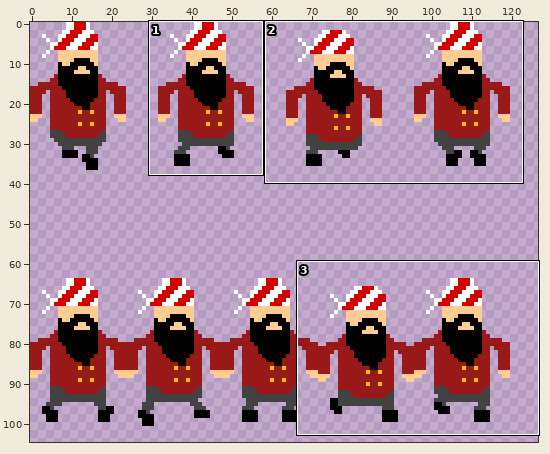
One commit to this sprite sheet: images/liam-sheet0.png. The picture above shows the old version from afar; the outline marks the close-up.
Close-up. Old version:
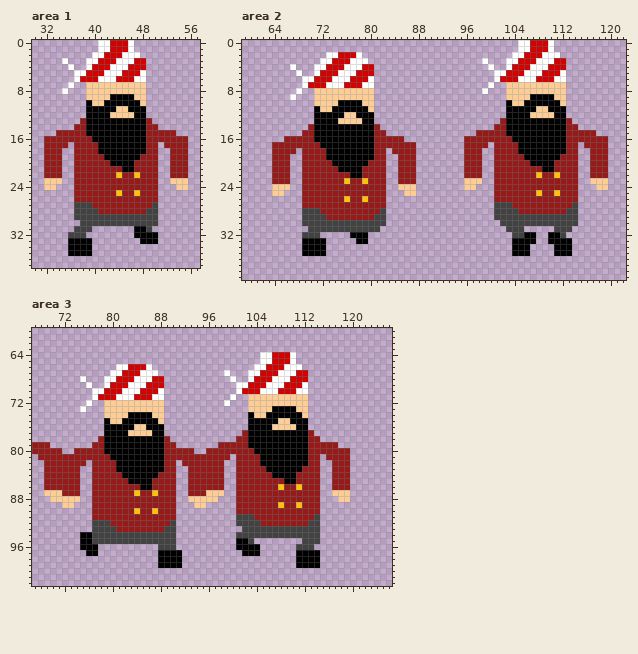
The file is 128x128 pixels. Shown: area 1: x 30..57, y 0..37; area 2: x 59..122, y 0..39; area 3: x 67..126, y 60..102. The wide view leaves out empty margins. The commit also changed other parts of the picture, which this record leaves out.
Once edited:
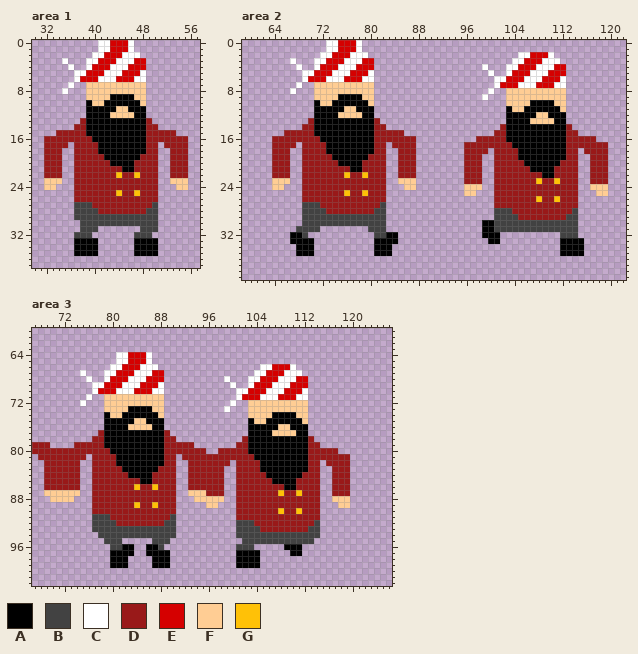
Palette (. is transparent): A #000000  B #424242  C #ffffff  D #991919  E #d50000  F #ffcd94  G #ffc107
Difference:
Area 1:
y 31: x 37 B -> .; x 40 . -> B; x 47..48 AA -> .B; x 50 . -> B
y 32: x 36 B -> .; x 39 . -> B; x 47..50 AAAA -> BBB.
y 33: x 36 A -> .; x 40 . -> A; x 47 . -> A
y 34..35: x 36 A -> .; x 40 . -> A; x 47..50 .... -> AAAA
Area 2:
y 0..1: x 73..78 ...... -> CCEEEC; x 105..110 CCEEEC -> ......
y 2: x 72 . -> C; x 74 C -> E; x 77 E -> C; x 79 . -> C; x 104 C -> .; x 106 E -> C; x 109 C -> E; x 111 C -> .
y 3: x 67 . -> C; x 71 . -> C; x 73 C -> E; x 76 E -> C; x 79..80 C. -> EE; x 99 C -> .; x 103 C -> .; x 105 E -> C; x 108 C -> E; x 111..112 EE -> C.
y 4: x 67..68 C. -> .C; x 72 C -> E; x 75 E -> C; x 78 C -> E; x 99..100 .C -> C.; x 104 E -> C; x 107 C -> E; x 110 E -> C
y 5: x 68..71 C..C -> .CCE; x 74 E -> C; x 77 C -> E; x 80 E -> C; x 100..103 .CCE -> C..C; x 106 C -> E; x 109 E -> C; x 112 C -> E
y 6: x 70 C -> E; x 73 E -> C; x 76 C -> E; x 79 E -> C; x 102 E -> C; x 105 C -> E; x 108 E -> C; x 111 C -> E
y 7: x 68..80 .CEEECCCEEECC -> C..FFFFFFFFFF; x 100..112 C..FFFFFFFFFF -> .CEEECCCEEECC
y 8: x 67..68 .C -> C.; x 99..100 C. -> .C
y 9: x 67 C -> .; x 75..78 FFFF -> AAAA; x 99 . -> C; x 107..110 AAAA -> FFFF
y 10: x 71 F -> A; x 74 F -> A; x 79 F -> A; x 103 A -> F; x 106 A -> F; x 111 A -> F
y 11: x 72..73 FF -> AA; x 76..77 AA -> FF; x 80 F -> A; x 104..105 AA -> FF; x 108..109 FF -> AA; x 112 A -> F
y 12: x 75 A -> F; x 78 A -> F; x 107 F -> A; x 110 F -> A
y 13: x 70 . -> D; x 75..78 FFFF -> AAAA; x 81 . -> D; x 102 D -> .; x 107..110 AAAA -> FFFF; x 113 D -> .
y 14: x 69 . -> D; x 82 . -> D; x 101 D -> .; x 114 D -> .
y 15: x 66..68 ... -> DDD; x 83..85 ... -> DDD; x 98..100 DDD -> ...; x 115..117 DDD -> ...
y 16: x 64..65 .. -> DD; x 71 A -> D; x 86..87 .. -> DD; x 96..97 DD -> ..; x 103 D -> A; x 118..119 DD -> ..
y 17: x 68 D -> .; x 72 A -> D; x 83 D -> .; x 100 . -> D; x 104 D -> A; x 115 . -> D
y 18: x 67 D -> .; x 84 D -> .; x 99 . -> D; x 116 . -> D
y 19: x 73 A -> D; x 80 A -> D; x 105 D -> A; x 112 D -> A
y 20: x 74 A -> D; x 79 A -> D; x 106 D -> A; x 111 D -> A
y 21: x 75..76 AA -> DD; x 107..108 DD -> AA
y 22: x 76..79 DAAD -> GDDG; x 108..111 GDDG -> DAAD
y 23: x 64..66 DDD -> FFF; x 76 G -> D; x 79 G -> D; x 85..87 DDD -> FFF; x 96..98 FFF -> DDD; x 108 D -> G; x 111 D -> G; x 117..119 FFF -> DDD
y 24: x 66 F -> .; x 85 F -> .; x 98 . -> F; x 117 . -> F
y 25: x 64..65 FF -> ..; x 76 D -> G; x 79 D -> G; x 86..87 FF -> ..; x 96..97 .. -> FF; x 108 G -> D; x 111 G -> D; x 118..119 .. -> FF
y 26: x 76 G -> D; x 79 G -> D; x 108 D -> G; x 111 D -> G
y 27: x 69..71 DDD -> BBB; x 82 D -> B; x 101..103 BBB -> DDD; x 114 B -> D
y 28: x 72 D -> B; x 81 D -> B; x 104 B -> D; x 113 B -> D
y 29: x 73..80 DDDDDDDD -> BBBBBBBB; x 105..112 BBBBBBBB -> DDDDDDDD
y 30: x 99..101 ... -> AAB
y 31: x 68..69 .. -> BB; x 72..79 BBBBBBBB -> ........; x 82 . -> B; x 99..102 .... -> AABB; x 106..110 ..... -> BBBBB; x 114 . -> B
y 32: x 67..68 .. -> AA; x 70..71 BB -> ..; x 77..79 AAA -> ...; x 81..84 .... -> BBAA; x 99..101 ... -> AAA; x 104..107 BBAA -> ....; x 110..111 AA -> ..; x 113..114 .. -> BB
y 33: x 67..68 .. -> AA; x 71..72 AA -> ..; x 78..79 AA -> ..; x 81..84 .... -> AAAA; x 100..101 .. -> AA; x 104..107 AAAA -> ....; x 110..111 AA -> ..; x 114..115 .. -> AA
y 34..35: x 68 . -> A; x 71..72 AA -> ..; x 81..83 ... -> AAA; x 104..106 AAA -> ...; x 111 A -> .; x 114..115 .. -> AA
Area 3:
y 64..65: x 81..86 ...... -> CCEEEC; x 105..110 CCEEEC -> ......
y 66: x 80 . -> C; x 82 C -> E; x 85 E -> C; x 87 . -> C; x 104 C -> .; x 106 E -> C; x 109 C -> E; x 111 C -> .
y 67: x 75 . -> C; x 79 . -> C; x 81 C -> E; x 84 E -> C; x 87..88 C. -> EE; x 99 C -> .; x 103 C -> .; x 105 E -> C; x 108 C -> E; x 111..112 EE -> C.
y 68: x 75..76 C. -> .C; x 80 C -> E; x 83 E -> C; x 86 C -> E; x 99..100 .C -> C.; x 104 E -> C; x 107 C -> E; x 110 E -> C
y 69: x 76..79 C..C -> .CCE; x 82 E -> C; x 85 C -> E; x 88 E -> C; x 100..103 .CCE -> C..C; x 106 C -> E; x 109 E -> C; x 112 C -> E
y 70: x 78 C -> E; x 81 E -> C; x 84 C -> E; x 87 E -> C; x 102 E -> C; x 105 C -> E; x 108 E -> C; x 111 C -> E
y 71: x 76..88 .CEEECCCEEECC -> C..FFFFFFFFFF; x 100..112 C..FFFFFFFFFF -> .CEEECCCEEECC
y 72: x 75..76 .C -> C.; x 99..100 C. -> .C
y 73: x 75 C -> .; x 83..86 FFFF -> AAAA; x 99 . -> C; x 107..110 AAAA -> FFFF
y 74: x 79 F -> A; x 82 F -> A; x 87 F -> A; x 103 A -> F; x 106 A -> F; x 111 A -> F
y 75: x 80..81 FF -> AA; x 84..85 AA -> FF; x 88 F -> A; x 104..105 AA -> FF; x 108..109 FF -> AA; x 112 A -> F
y 76: x 83 A -> F; x 86 A -> F; x 107 F -> A; x 110 F -> A
y 77: x 78 . -> D; x 83..86 FFFF -> AAAA; x 89 . -> D; x 102 D -> .; x 107..110 AAAA -> FFFF; x 113 D -> .
y 78: x 77 . -> D; x 90 . -> D; x 101 D -> .; x 114 D -> .
y 79: x 74..76 ... -> DDD; x 91..93 ... -> DDD; x 98..100 DDD -> ...; x 115..117 DDD -> ...
y 80: x 72..73 .. -> DD; x 79 A -> D; x 94..97 ..DD -> DD..; x 103 D -> A; x 118..119 DD -> ..
y 81: x 76 D -> .; x 80 A -> D; x 91 D -> .; x 100 . -> D; x 104 D -> A; x 115 . -> D
y 82: x 75 D -> .; x 92 D -> .; x 99 . -> D; x 116 . -> D
y 83: x 81 A -> D; x 88 A -> D; x 105 D -> A; x 112 D -> A
y 84: x 82 A -> D; x 87 A -> D; x 106 D -> A; x 111 D -> A
y 85: x 83..84 AA -> DD; x 107..108 DD -> AA
y 86: x 84..87 DAAD -> GDDG; x 108..111 GDDG -> DAAD
y 87: x 72..74 DDD -> FFF; x 84 G -> D; x 87 G -> D; x 93..98 DDDFFF -> FFFDDD; x 108 D -> G; x 111 D -> G; x 117..119 FFF -> DDD
y 88: x 74 F -> .; x 93 F -> .; x 98 . -> F; x 117 . -> F
y 89: x 72..73 FF -> ..; x 84 D -> G; x 87 D -> G; x 94..97 FF.. -> ..FF; x 108 G -> D; x 111 G -> D; x 118..119 .. -> FF
y 90: x 84 G -> D; x 87 G -> D; x 108 D -> G; x 111 D -> G
y 91: x 77..79 DDD -> BBB; x 90 D -> B; x 101..103 BBB -> DDD; x 114 B -> D
y 92: x 80 D -> B; x 89 D -> B; x 104 B -> D; x 113 B -> D
y 93: x 81..88 DDDDDDDD -> BBBBBBBB; x 101 . -> B; x 105..112 BBBBBBBB -> DDDDDDDD
y 94: x 75..77 AAB -> ...
y 95: x 75..78 AABB -> ....; x 82..86 BBBBB -> .....; x 90 B -> .; x 101..102 AA -> .B; x 104..111 ........ -> BBBBBBBB; x 114 B -> .
y 96: x 75..77 AAA -> ...; x 80..83 .... -> BBAA; x 86..87 .. -> AA; x 89..90 BB -> ..; x 101..104 AAAA -> BBB.; x 109..113 ..BBB -> AAA..
y 97: x 76..77 AA -> ..; x 80..83 .... -> AAAA; x 86..87 .. -> AA; x 90..91 AA -> ..; x 101 . -> A; x 110 . -> A; x 112..114 AAA -> ...
y 98..99: x 80..82 ... -> AAA; x 87 . -> A; x 90..91 AA -> ..; x 101..104 .... -> AAAA; x 111..114 AAAA -> ....
Pixel boxes of the changes (left, top, right, bottom) in both close-ups:
changed: (68, 226, 98, 256)
changed: (134, 226, 158, 256)
changed: (272, 40, 416, 256)
changed: (464, 40, 608, 256)
changed: (62, 352, 350, 568)
